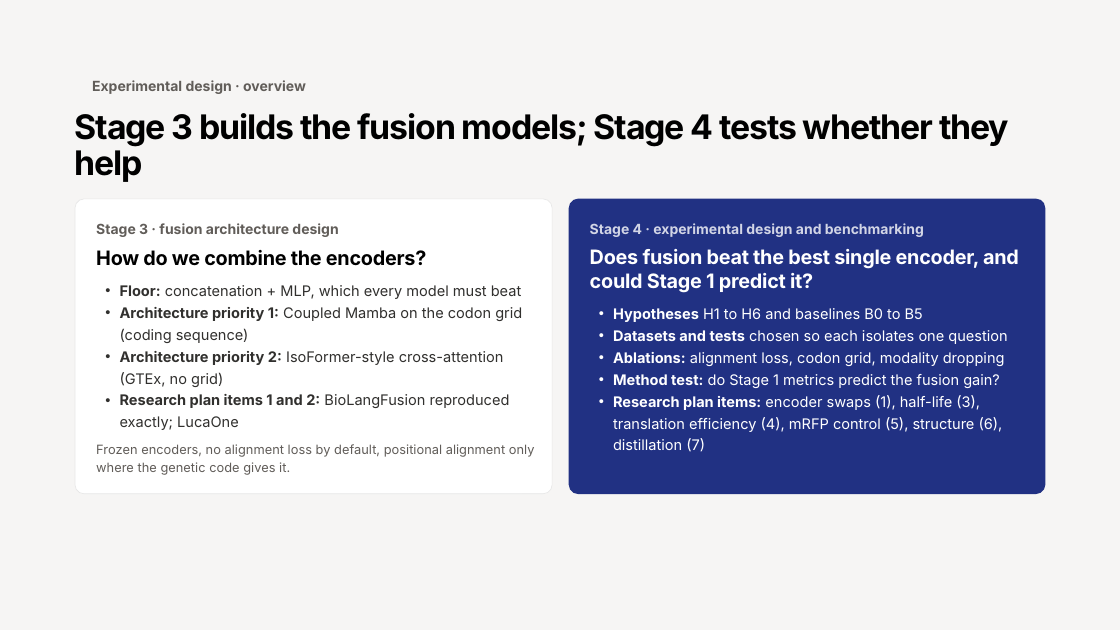
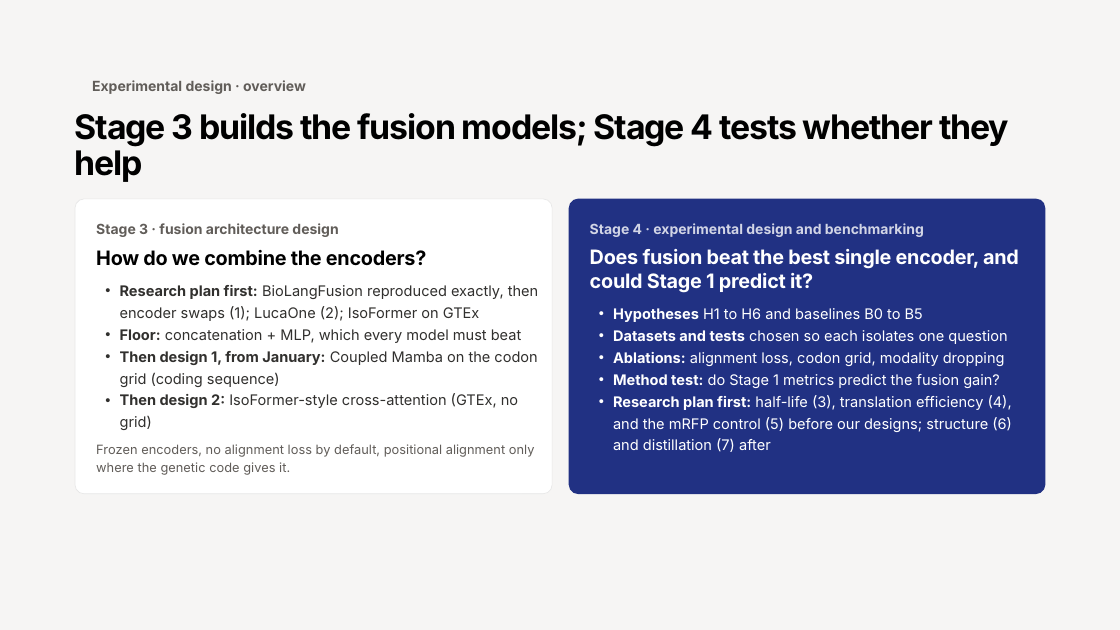
Before and after one commit to jtmckinley4/multimodal-bio-fusion, a slide deck: slide 11 of docs/notes/Slides/Mina_Meeting_Slides_2026-10-20.pptx. Drawn at 1120x630 pixels with LibreOffice and Linux fonts; fonts in the diff are those of the drawing; background and template pictures are left out. Boxes give left, top, right and bottom in pixels: in the first picture for what was removed or moved away, otherwise in the second. Text is boxed around its words. In the diff, an @@ line names an element or a change of style, - is before the commit and + after.

```diff
--- a/docs/notes/Slides/Mina_Meeting_Slides_2026-10-20.pptx
+++ b/docs/notes/Slides/Mina_Meeting_Slides_2026-10-20.pptx
@@ text at (120, 285, 538, 321): paragraph added @@
+• Research plan first: BioLangFusion reproduced exactly, then encoder swaps (1); LucaOne (2); IsoFormer on GTEx
@@ text at (120, 351, 537, 430): text changed @@
-• Architecture priority 1: Coupled Mamba on the codon grid (coding sequence)
-• Architecture priority 2: IsoFormer-style cross-attention (GTEx, no grid)
-• Research plan items 1 and 2: BioLangFusion reproduced exactly; LucaOne
+• Then design 1, from January: Coupled Mamba on the codon grid (coding sequence)
+• Then design 2: IsoFormer-style cross-attention (GTEx, no grid)
@@ text at (613, 395, 1012, 452): text changed @@
-• Research plan items: encoder swaps (1), half-life (3), translation efficiency (4), mRFP control (5), structure (6), distillation (7)
+• Research plan first: half-life (3), translation efficiency (4), and the mRFP control (5) before our designs; structure (6) and distillation (7) after
```
Also in this commit, not shown: 4 other slides changed, 18 other files.
